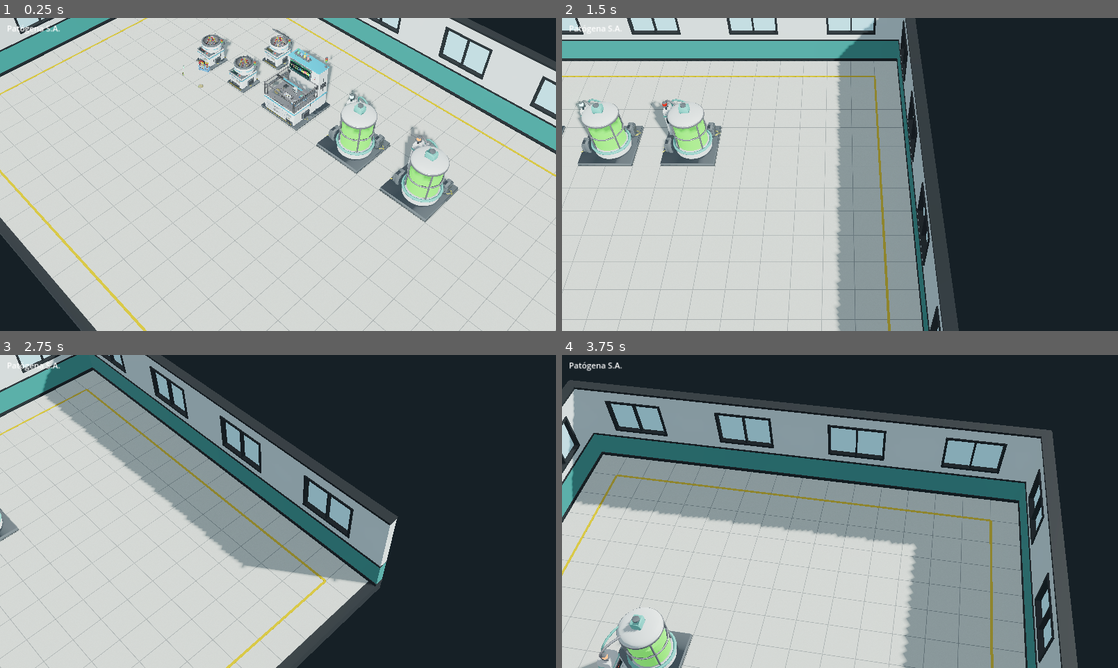
Above: before the commit, frames 1-4 (two rows, left to right).
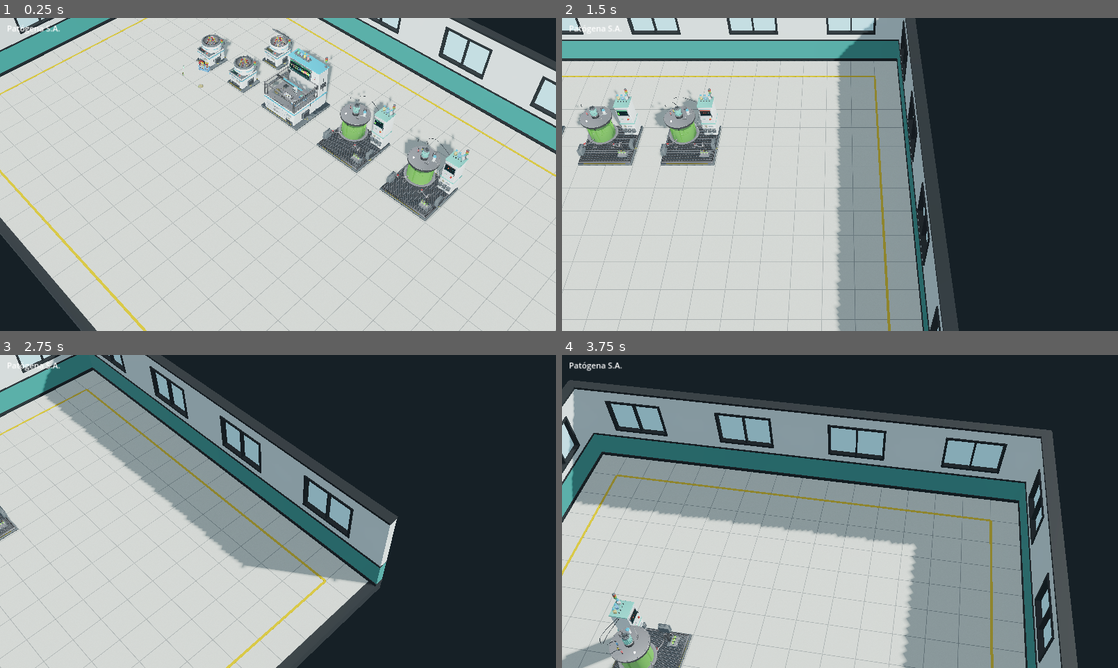
Above: after the commit, the same moments.

Repository: kutedo2001/Patogena
Game: Godot game, scene res://escenas/principal.tscn
The game is run twice, just before and just after one commit, with the same random seed, the same clock (stepped at 60 frames per second) and the same inputs.
Inputs (mouse positions are in pixels of both pictures, inside the frame that each line leads up to):
- Up to frame 1 (0.25 s): no input
- Up to frame 2 (1.5 s): tap Enter at 0.5 s; move the mouse to (962, 158) at 0.52 s; hold Right (ui_right) 0.53-1.25 s; tap Q at 0.6 s; click (962, 158) at 0.67 s; drag from (728, 190) to (812, 237) at 1.27 s
- Up to frame 3 (2.75 s): tap Space at 2 s; move the mouse to (333, 442) at 2.02 s; hold Right (ui_right) from 2.03 s (still down); tap Q at 2.1 s
- Up to frame 4 (3.75 s): release Right (ui_right) at 2.75 s; drag from (812, 574) to (673, 464) at 2.77 s; tap Enter at 3.5 s; move the mouse to (1006, 558) at 3.52 s; hold Left (ui_left) from 3.53 s (still down); tap Q at 3.6 s

The runs differ from the first frame. In frame 1, 3.6% of the frame differs, in the area x 32-85%, y 18-66%; in frame 2, 3.4%; in frame 3, 0.1%; in frame 4, 2.4%.

Commit message:
arte: biorreactor detallado con caldo translúcido, burbujas, bombas y armario (P3.4e)
Co-Authored-By: Claude Opus 5.5 <noreply@anthropic.com>
Claude-Session: https://claude.ai/code/session_01FTH4Ncez4QxregiZRWV3gW

Diff:
--- a/scripts/maquina.gd
+++ b/scripts/maquina.gd
@@ -35,6 +35,9 @@
 var _pipeta: Node3D
 var _pipeta_y0 := 0.0
 var _estaciones: Array[Vector3] = []
+var _burbujas: Array[Node3D] = []
+var _burbuja_y0: Array[float] = []
+var _giratorios: Array[Node3D] = []
 var _tapa_ang := 0.0
 var _mat_pantalla: StandardMaterial3D
 var _ui: PantallaMaquina
@@ -70,6 +73,11 @@
 	_pipeta = _buscar("pipeta")
 	if _pipeta:
 		_pipeta_y0 = _pipeta.position.y
+	for n in find_children("burbuja*", "Node3D", true, false):
+		_burbujas.append(n)
+		_burbuja_y0.append((n as Node3D).position.y)
+	for n in find_children("gira_*", "Node3D", true, false):
+		_giratorios.append(n)
 	for i in 8:
 		var e := _buscar("estacion_%d" % i)
 		if e == null:
@@ -143,6 +151,15 @@
 		_ui.estado = estado
 		_ui.progreso = _progreso
 		_ui.velocidad = _vel_giro
+	for g in _giratorios:
+		g.rotate_object_local(Vector3.UP, _vel_giro * TAU * 0.7 * dt)
+	for i in _burbujas.size():
+		var b := _burbujas[i]
+		b.position.y += (0.25 + 0.1 * float(i % 3)) * dt * maxf(_vel_giro, 0.0)
+		b.position.x += sin(_t * 3.0 + i) * 0.02 * dt
+		if b.position.y > _burbuja_y0[i] + 0.55:
+			b.position.y = _burbuja_y0[i] - 0.15
+		b.visible = _vel_giro > 0.05
 	if _puente and _carro and _estaciones.size() >= 2:
 		_mover_portico(dt, trabaja)
 	if _tapa:
--- a/scripts/materiales.gd
+++ b/scripts/materiales.gd
@@ -18,6 +18,9 @@
 			if nombre.begins_with("vidrio") or nombre.begins_with("cristal"):
 				mi.set_surface_override_material(i, _vidrio(m, 0.12))
 				mi.cast_shadow = GeometryInstance3D.SHADOW_CASTING_SETTING_OFF
+			elif nombre.begins_with("caldo"):
+				mi.set_surface_override_material(i, _caldo(m))
+				mi.cast_shadow = GeometryInstance3D.SHADOW_CASTING_SETTING_OFF
 			elif nombre.begins_with("liq_") or nombre.begins_with("liquido"):
 				mi.set_surface_override_material(i, _liquido(m))
 			elif nombre.begins_with("polipropileno"):
@@ -34,6 +37,7 @@
 	m.albedo_color = Color(c.r * 0.08, c.g * 0.08, c.b * 0.08, alfa)
 	m.transparency = BaseMaterial3D.TRANSPARENCY_ALPHA
 	m.cull_mode = BaseMaterial3D.CULL_BACK
+	m.render_priority = 1          # el vidrio se dibuja después de lo que contiene
 	m.roughness = 0.12
 	m.metallic_specular = 0.5
 	m.rim_enabled = true
@@ -68,3 +72,23 @@
 	m.metallic_specular = 0.4
 	_cache[clave] = m
 	return m
+
+## Caldo de cultivo: translúcido para que se vea el agitador, con algo de brillo propio.
+static func _caldo(base: Material) -> StandardMaterial3D:
+	var clave := "caldo_" + base.resource_name
+	if _cache.has(clave):
+		return _cache[clave]
+	var b := base as StandardMaterial3D
+	var m := StandardMaterial3D.new()
+	var c := b.albedo_color
+	m.albedo_color = Color(c.r, c.g, c.b, 0.72)
+	m.transparency = BaseMaterial3D.TRANSPARENCY_ALPHA
+	m.cull_mode = BaseMaterial3D.CULL_DISABLED
+	m.render_priority = 0
+	m.roughness = 0.3
+	m.metallic_specular = 0.15
+	m.emission_enabled = true
+	m.emission = b.emission if b.emission_enabled else c
+	m.emission_energy_multiplier = 0.5
+	_cache[clave] = m
+	return m
Binary file changed: assets/modelos/maquinas/biorreactor.glb
Binary file added: assets/modelos/maquinas/biorreactor_aviso_biorriesgo.png
Not shown, added: assets/modelos/maquinas/biorreactor_aviso_biorriesgo.png.import
Binary file added: assets/modelos/maquinas/biorreactor_franja_peligro.png
Not shown, added: assets/modelos/maquinas/biorreactor_franja_peligro.png.import
Binary file added: assets/modelos/maquinas/biorreactor_mutacion.png
Not shown, added: assets/modelos/maquinas/biorreactor_mutacion.png.import
Binary file added: assets/modelos/maquinas/biorreactor_placa_logo.png
Not shown, added: assets/modelos/maquinas/biorreactor_placa_logo.png.import
Binary file added: docs/capturas/p34e_animacion.gif
Binary file added: docs/capturas/p34e_b_armario.jpg
Binary file added: docs/capturas/p34e_b_cerca.jpg
(and 3 more such lines)
